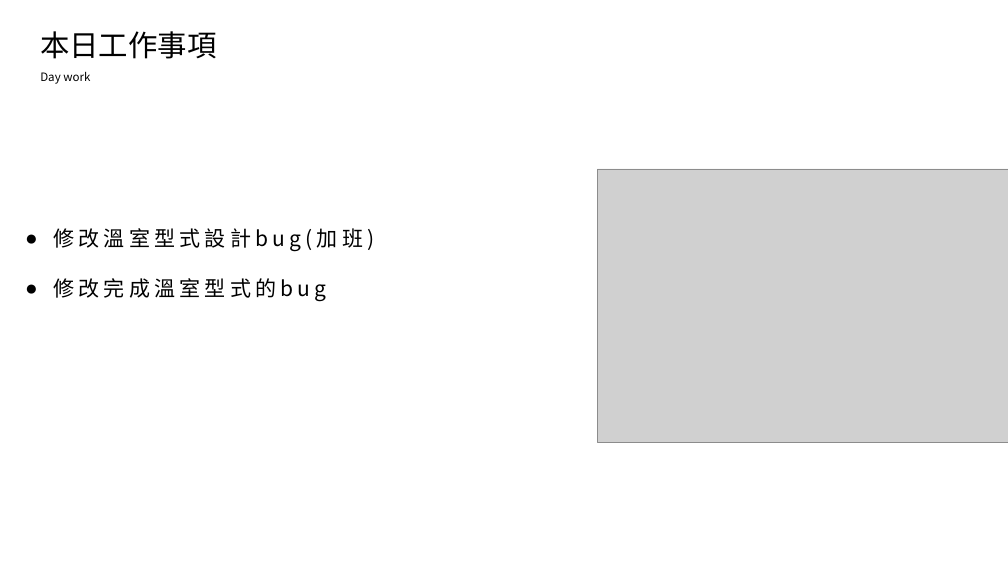
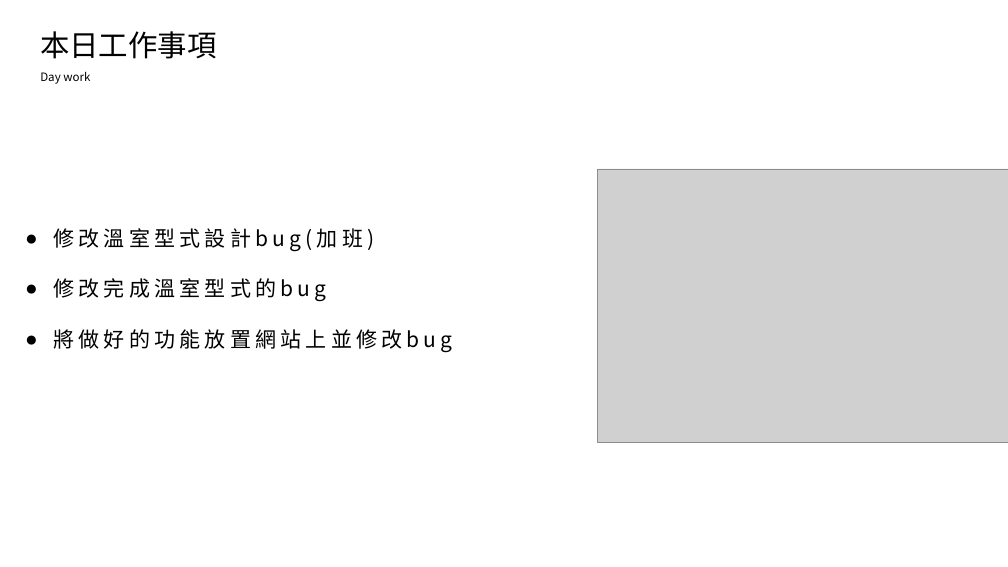
Before and after one commit to king637324/KnowledgeGreenhouseSystem, a slide deck: slide 2 of 工作日報_葉柏漢/2021.09/2021.09.06(加班)~2021.09.07工作日報_葉柏漢.pptx. Drawn at 1008x567 pixels with LibreOffice and Linux fonts; fonts in the diff are those of the drawing; grey boxes stand for pictures. Boxes give left, top, right and bottom in pixels: in the first picture for what was removed or moved away, otherwise in the second. Text is boxed around its words. In the diff, an @@ line names an element or a change of style, - is before the commit and + after.

```diff
--- a/工作日報_葉柏漢/2021.09/2021.09.06(加班)~2021.09.07工作日報_葉柏漢.pptx
+++ b/工作日報_葉柏漢/2021.09/2021.09.06(加班)~2021.09.07工作日報_葉柏漢.pptx
@@ text at box(53, 329, 452, 352): paragraph added @@
+● 將做好的功能放置網站上並修改bug
```
Also in this commit, not shown: 2 other slides changed, 5 other files.
